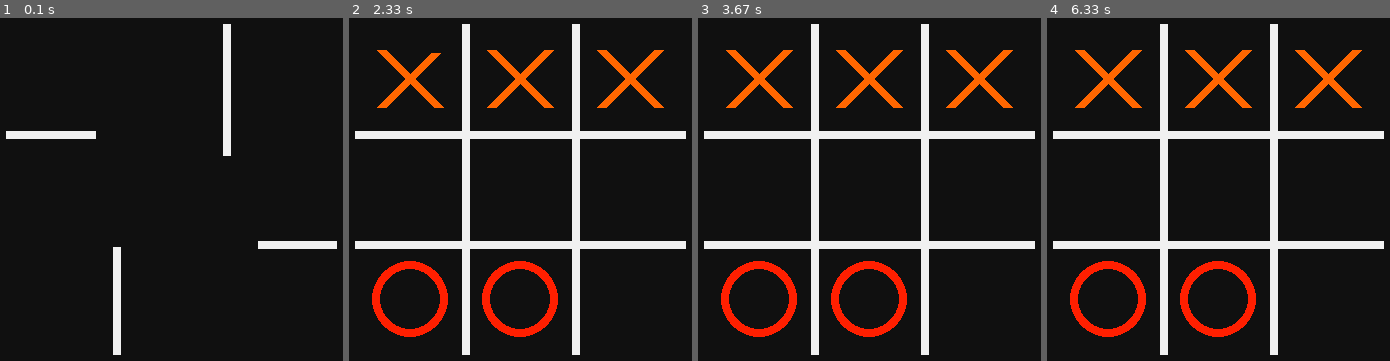
Above: before the commit, frames 1-4 (left to right).
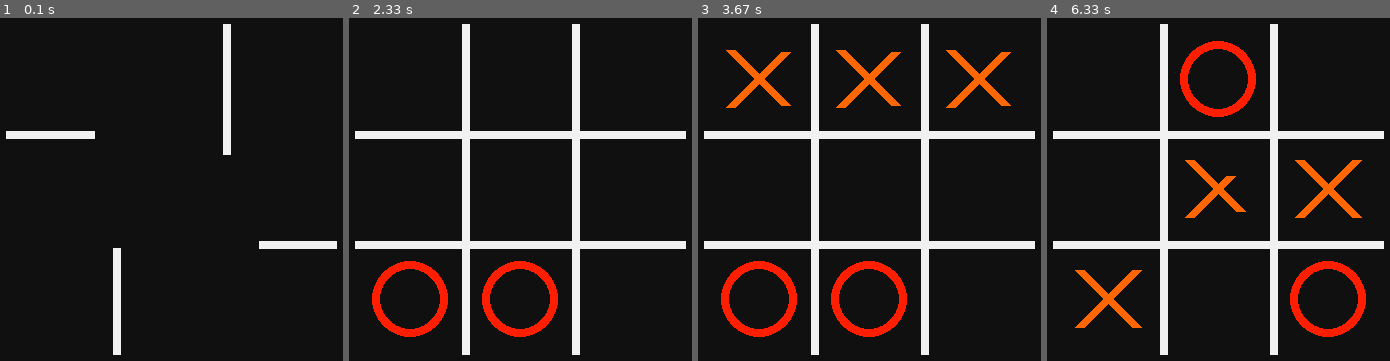
Above: after the commit, the same moments.

Repository: sparshg/py-games
Game: pygame game, started from tictactoe.py
The game is run twice, just before and just after one commit, with the same random seed, the same clock (stepped at 60 frames per second) and the same inputs.
Inputs (mouse positions are in pixels of both pictures, inside the frame that each line leads up to):
- Up to frame 1 (0.1 s): no input
- Up to frame 2 (2.33 s): press the mouse at (630, 79) at 0.37 s; move the mouse to (561, 79) at 0.47 s; release the mouse at (496, 79) at 0.6 s; press the mouse at (410, 79) at 0.7 s; move the mouse to (486, 175) at 0.8 s; release the mouse at (565, 271) at 0.93 s; press the mouse at (630, 189) at 1.03 s; move the mouse to (623, 158) at 1.13 s; release the mouse at (613, 131) at 1.27 s; press the mouse at (630, 299) at 1.37 s; move the mouse to (510, 309) at 1.47 s; release the mouse at (390, 316) at 1.6 s; press the mouse at (630, 299) at 1.7 s; move the mouse to (530, 168) at 1.8 s; release the mouse at (431, 42) at 1.93 s
- Up to frame 3 (3.67 s): no input
- Up to frame 4 (6.33 s): press the mouse at (1218, 79) at 4.53 s; move the mouse to (1153, 196) at 4.63 s; release the mouse at (1084, 316) at 4.77 s; press the mouse at (1328, 299) at 4.87 s; move the mouse to (1307, 271) at 4.97 s; release the mouse at (1290, 247) at 5.1 s; press the mouse at (1328, 299) at 5.2 s; move the mouse to (1304, 240) at 5.3 s; release the mouse at (1280, 182) at 5.43 s; press the mouse at (1108, 189) at 5.53 s; move the mouse to (1163, 114) at 5.63 s; release the mouse at (1218, 42) at 5.77 s; press the mouse at (1218, 189) at 5.87 s; move the mouse to (1208, 182) at 5.97 s; release the mouse at (1197, 175) at 6.1 s; press the mouse at (1328, 79) at 6.2 s; move the mouse to (1191, 148) at 6.3 s

The runs differ from the first frame. In frame 1, less than 0.1% of the frame differs, in the area x 27-76%, y 32-68%; in frame 2, 2.8%; in frame 3, 0.1%; in frame 4, 11%, in the area x 6-94%, y 6-94%.

Commit message:
Reset algorithm and finalize game

Diff:
--- a/tictactoe.py
+++ b/tictactoe.py
@@ -24,8 +24,8 @@
     def __init__(self, gap=110):
         self.length = 3 * gap
         self.gap = gap
-        self.moves = []
         self.turn = 1
+        self.remove = False
         # fmt: off
         self.points = self.cartesian_to_standard([
             [self.gap/2, self.length/2], [self.gap/2, -self.length/2],
@@ -36,6 +36,8 @@
         # fmt: on
         self.rects = []
         self.board = [[0, 0, 0], [0, 0, 0], [0, 0, 0]]
+        self.moves = [[None, None, None], [None, None, None], [None, None, None]]
+
         for i in range(3):
             for j in range(3):
                 self.rects.append(
@@ -64,11 +66,11 @@
         for rect in self.rects:
             if rect.collidepoint(pos):
                 # Spawn O or X
-                self.moves.append(OX(self.turn, rect.center))
                 # Update the board
                 center = self.standard_to_cartesian([list(rect.center)])[0]
                 index = (1 - int(center[1] / self.gap), int(center[0] / self.gap) + 1)
                 self.board[index[0]][index[1]] = self.turn
+                self.moves[index[0]][index[1]] = OX(self.turn, rect.center)
                 self.rects.remove(rect)
                 self.turn *= -1
                 # Check if win
@@ -76,37 +78,91 @@
                 break
 
     def check_win(self, index):
-        sum = [0, 0, 0, 0]
-        for i in range(3):
-            sum[0] += self.board[index[0]][i]
-            sum[1] += self.board[i][index[1]]
-            sum[2] += self.board[i][i]
-            sum[3] += self.board[2 - i][i]
-        if 3 in sum:
-            print("X Wins")
-            self.rects = []
-        if -3 in sum:
-            print("O Wins")
-            self.rects = []
+        # fmt: off
+        def check(sum, i, j):
+            if abs(sum) == 3:
+                self.rects = []
+                prev = i, j
+                for t in range(3):
+                    if i is None:
+                        i = t
+                    if i == -2:
+                        i = 2 - t
+                    if j is None:
+                        j = t
+                    self.moves[i][j].blink = True
+                    self.moves[i][j].blink_start = pygame.time.get_ticks()
+                    i, j = prev
+
+                for m in self.moves:
+                    for n in m:
+                        if n is not None:
+                            n.wait_and_remove = True
+                            n.remove_time = 2 * n.blink_count * n.blink_dur + pygame.time.get_ticks()
+
+        sum = self.board[index[0]][0] + self.board[index[0]][1] + self.board[index[0]][2]
+        check(sum, index[0], None)
+        sum = self.board[0][index[1]] + self.board[1][index[1]] + self.board[2][index[1]]
+        check(sum, None, index[1])
+        sum = self.board[0][0] + self.board[1][1] + self.board[2][2]
+        check(sum, None, None)
+        sum = self.board[2][0] + self.board[1][1] + self.board[0][2]
+        check(sum, -2, None)
+        # fmt:on
+
+    def setup_remove(self, dur=500, animate=False):
+        if not self.remove:
+            self.remove = True
+            self.remove_time = pygame.time.get_ticks() + dur
+            if animate:
+                for i in self.animations:
+                    i.setup_remove(dur)
 
     def draw(self):
         for animation in self.animations:
-            animation.play()
-        for move in self.moves:
-            move.draw()
+            animation.update()
+        for i in self.moves:
+            for move in i:
+                if move is not None:
+                    move.draw()
+        if self.remove:
+            if pygame.time.get_ticks() > self.remove_time:
+                main.reset()
 
 
 class OX:
     def __init__(self, _type, center):
         self.type = _type
         self.center = center
+        self.blink = False
+        self.blink_count = 3
+        self.blink_dur = 250
+        self.blink_start = None
+        self.wait_and_remove = False
+        self.remove_time = None
+
         if _type == 1:
             self.animation = Animate(color=ORANGE).cross(center)
         elif _type == -1:
             self.animation = Animate(color=RED).circle(center)
 
     def draw(self):
-        self.animation.play()
+        if self.blink:
+            if pygame.time.get_ticks() < self.blink_start + self.blink_dur:
+                self.animation.update()
+            elif pygame.time.get_ticks() > self.blink_start + 2 * self.blink_dur:
+                self.blink_start = pygame.time.get_ticks()
+                self.blink_count -= 1
+                if self.blink_count == 0:
+                    self.blink = False
+        else:
+            self.animation.update()
+
+        if self.wait_and_remove:
+            if pygame.time.get_ticks() > self.remove_time:
+                self.animation.setup_remove()
+                main.frame.setup_remove()
+                self.wait_and_remove = False
 
 
 class Animate:
@@ -115,6 +171,7 @@
     EASE_OUT_SINE = lambda x: math.sin(math.pi / 2 * x)
     EASE_IO_SINE = lambda x: 0.5 - math.cos(math.pi * x) / 2
     EASE_OUT_QUART = lambda x: 1 - pow(1 - x, 4)
+    EASE_IN_QUART = lambda x: pow(x, 4)
 
     def EASE_IO_QUART(x):
         return 8 * pow(x, 4) if x < 0.5 else 1 - pow(-2 * x + 2, 4) / 2
@@ -122,10 +179,12 @@
     def __init__(self, dur=500, color=WHITE, fn=EASE_OUT_QUART):
         self.color = color
         self.function = fn
+        self.remove = False
         self.dur = dur
         self.start_time = pygame.time.get_ticks()
         self.final_time = self.start_time + dur
         self.type = None
+        self.sub_animations = None
 
     def line(self, p1, p2, width=8):
         self.type = "line"
@@ -142,6 +201,7 @@
         self.finished = False
         self.width = width
         self.radius = radius
+        self.r = radius
         self.center = Vector2(center)
         self.rect = pygame.Rect(
             (center - Vector2(radius, radius)), (2 * radius, 2 * radius)
@@ -160,25 +220,41 @@
             point.update(point.rotate(45) + Vector2(center))
 
         self.sub_animations = [
-            Animate(self.dur + i * 100, self.color, self.function).line(
+            Animate(self.dur + i * 150, self.color, self.function).line(
                 points[i], points[i + 1], width
             )
             for i in range(0, len(points), 2)
         ]
         return self
 
-    def play(self, skip=False):
-
+    def setup_remove(self, dur=500):
+        self.finished = True
+        self.remove = True
+        self.dur = dur
+        self.start_time = pygame.time.get_ticks()
+        self.final_time = self.start_time + self.dur
+        if self.sub_animations is not None:
+            for i in self.sub_animations:
+                i.setup_remove(dur)
+
+    def update(self, skip=False):
+
+        # Call method recursively
         if self.type == "cross":
             for animation in self.sub_animations:
-                animation.play()
+                animation.update()
             return
 
-        if not self.finished:
+        # Calculate the animation
+        if not self.finished or self.remove:
             if pygame.time.get_ticks() < self.final_time and not skip:
-                fraction = (
-                    pygame.time.get_ticks() - self.start_time
-                ) / self.dur + 0.001
+                fraction = (pygame.time.get_ticks() - self.start_time) / self.dur
+                if fraction < 0.01:
+                    fraction += 0.008
+
+                if self.remove:
+                    fraction = 1 - fraction
+
                 if self.type == "line":
                     self.p.scale_to_length(self.length * self.function(fraction))
                 elif self.type == "circle":
@@ -186,16 +262,23 @@
             else:
                 if self.type == "line":
                     self.p = self.p2 - self.p1
+                    if self.remove:
+                        self.p = [0, 0]
                 if self.type == "circle":
                     self.r = self.radius - self.width
+                    if self.remove:
+                        self.r = self.radius
+                self.remove = False
                 self.finished = True
+
+        # Draw stuff
         if self.type == "line":
             pygame.draw.line(
-                Main.win, self.color, self.p1, self.p + self.p1, self.width
+                main.win, self.color, self.p1, self.p + self.p1, self.width
             )
         elif self.type == "circle":
-            pygame.draw.circle(Main.win, self.color, self.center, self.radius)
-            pygame.draw.circle(Main.win, BLACK, self.center, self.r)
+            pygame.draw.circle(main.win, self.color, self.center, self.radius)
+            pygame.draw.circle(main.win, BLACK, self.center, self.r)
 
 
 # The main controller
@@ -204,36 +287,37 @@
         pygame.init()
         pygame.display.set_caption("Tic-Tac-Toe")
 
-        Main.win = pygame.display.set_mode((WIDTH, HEIGHT))
-        Main.running = True
+        self.win = pygame.display.set_mode((WIDTH, HEIGHT))
+        self.running = True
 
         self.frame = Frame()
-        Main.clock = pygame.time.Clock()
-        # dt is the time since last frame, which is ideally 1/FPS
-        Main.dt = Main.clock.tick(FPS)
+        self.clock = pygame.time.Clock()
 
     def check_events(self):
         for event in pygame.event.get():
             if event.type == pygame.QUIT:
-                Main.running = False
+                main.running = False
             if event.type == pygame.MOUSEBUTTONUP:
                 self.frame.detect_click(pygame.mouse.get_pos())
 
     def draw(self):
-        Main.win.fill(BLACK)
+        self.win.fill(BLACK)
         self.frame.draw()
         pygame.display.update()
+
+    def reset(self):
+        self.frame = Frame()
 
     # The main loop
     def loop(self):
         while self.running:
             self.check_events()
             self.draw()
-            # Calculate dt for next frame
-            Main.dt = Main.clock.tick(FPS)
+            self.clock.tick(FPS)
         pygame.quit()
 
 
 # Test if the script is directly ran
 if __name__ == "__main__":
-    Main().loop()
+    main = Main()
+    main.loop()
